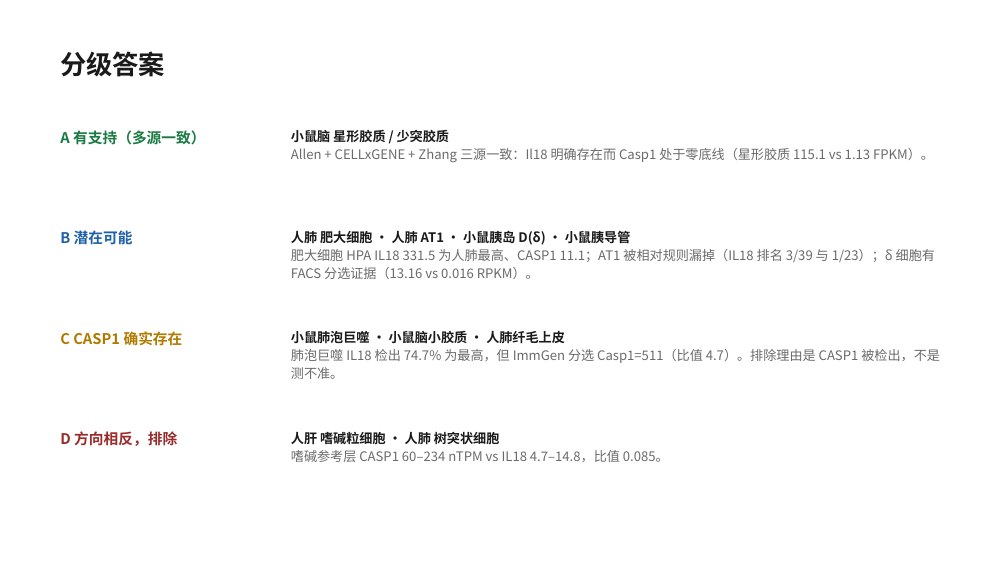
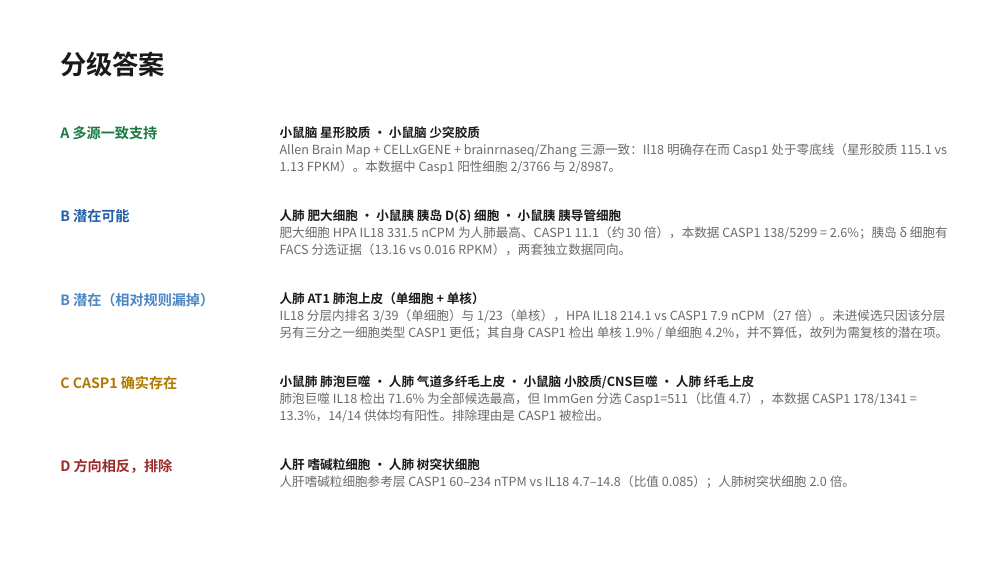
Before and after one commit to 7c96bzczcj-prog/aaa, a slide deck: slide 2 of il18_casp5organ/IL18_CASP_五器官筛选.pptx. Drawn at 1008x567 pixels with LibreOffice and Linux fonts; fonts in the diff are those of the drawing. Boxes give left, top, right and bottom in pixels: in the first picture for what was removed or moved away, otherwise in the second. Text is boxed around its words. In the diff, an @@ line names an element or a change of style, - is before the commit and + after.

```diff
--- a/il18_casp5organ/IL18_CASP_五器官筛选.pptx
+++ b/il18_casp5organ/IL18_CASP_五器官筛选.pptx
@@ text at (x1=60, y1=126, x2=158, y2=140): text changed; size 14 to 13.5 pt @@
-A 有支持（多源一致）
+A 多源一致支持
@@ text at (x1=280, y1=126, x2=947, y2=174): text changed; size 12.5 to 12 pt @@
-小鼠脑 星形胶质 / 少突胶质
-Allen + CELLxGENE + Zhang 三源一致：Il18 明确存在而 Casp1 处于零底线（星形胶质 115.1 vs 1.13 FPKM）。
+小鼠脑 星形胶质 · 小鼠脑 少突胶质
+Allen Brain Map + CELLxGENE + brainrnaseq/Zhang 三源一致：Il18 明确存在而 Casp1 处于零底线（星形胶质 115.1 vs 1.13 FPKM）。本数据中 Casp1 阳性细胞 2/3766 与 2/8987。
@@ text "B 潜在可能" moved from (x1=60, y1=230, x2=133, y2=244) to (x1=60, y1=209, x2=129, y2=222) @@
@@ text at (x1=280, y1=207, x2=948, y2=255): text changed; size 12.5 to 12 pt @@
-人肺 肥大细胞 · 人肺 AT1 · 小鼠胰岛 D(δ) · 小鼠胰导管
-肥大细胞 HPA IL18 331.5 为人肺最高、CASP1 11.1；AT1 被相对规则漏掉（IL18 排名 3/39 与 1/23）；δ 细胞有 FACS 分选证据（13.16 vs 0.016 RPKM）。
+人肺 肥大细胞 · 小鼠胰 胰岛 D(δ) 细胞 · 小鼠胰 胰导管细胞
+肥大细胞 HPA IL18 331.5 nCPM 为人肺最高、CASP1 11.1（约 30 倍），本数据 CASP1 138/5299 = 2.6%；胰岛 δ 细胞有 FACS 分选证据（13.16 vs 0.016 RPKM），两套独立数据同向。
@@ text added at (x1=60, y1=293, x2=214, y2=307), 13.5 pt, text #4C87C4, bold @@
+B 潜在（相对规则漏掉）
@@ text added at (x1=280, y1=292, x2=948, y2=339), 12 pt, text #6B6B6B @@
+人肺 AT1 肺泡上皮（单细胞 + 单核）
+IL18 分层内排名 3/39（单细胞）与 1/23（单核），HPA IL18 214.1 vs CASP1 7.9 nCPM（27 倍）。未进候选只因该分层另有三分之一细胞类型 CASP1 更低；其自身 CASP1 检出 单核 1.9% / 单细胞 4.2%，并不算低，故列为需复核的潜在项。
@@ size 14 to 13.5 pt in 3 elements at (x1=60, y1=209, x2=129, y2=222), (x1=60, y1=459, x2=173, y2=473), (x1=60, y1=376, x2=177, y2=390) @@
@@ text "C CASP1 确实存在" moved from (x1=60, y1=331, x2=183, y2=346) to (x1=60, y1=376, x2=177, y2=390) @@
@@ text at (x1=280, y1=375, x2=907, y2=422): text changed; size 12.5 to 12 pt @@
-小鼠肺泡巨噬 · 小鼠脑小胶质 · 人肺纤毛上皮
-肺泡巨噬 IL18 检出 74.7% 为最高，但 ImmGen 分选 Casp1=511（比值 4.7）。排除理由是 CASP1 被检出，不是测不准。
+小鼠肺 肺泡巨噬 · 人肺 气道多纤毛上皮 · 小鼠脑 小胶质/CNS巨噬 · 人肺 纤毛上皮
+肺泡巨噬 IL18 检出 71.6% 为全部候选最高，但 ImmGen 分选 Casp1=511（比值 4.7），本数据 CASP1 178/1341 = 13.3%，14/14 供体均有阳性。排除理由是 CASP1 被检出。
@@ text "D 方向相反，排除" moved from (x1=60, y1=431, x2=177, y2=446) to (x1=60, y1=459, x2=173, y2=473) @@
@@ text at (x1=280, y1=456, x2=855, y2=488): text changed; size 12.5 to 12 pt @@
-人肝 嗜碱粒细胞 · 人肺 树突状细胞
-嗜碱参考层 CASP1 60–234 nTPM vs IL18 4.7–14.8，比值 0.085。
+人肝 嗜碱粒细胞 · 人肺 树突状细胞
+人肝嗜碱粒细胞参考层 CASP1 60–234 nTPM vs IL18 4.7–14.8（比值 0.085）；人肺树突状细胞 2.0 倍。
```
Also in this commit, not shown: 5 other slides changed, 1 slide added, 11 other files.
